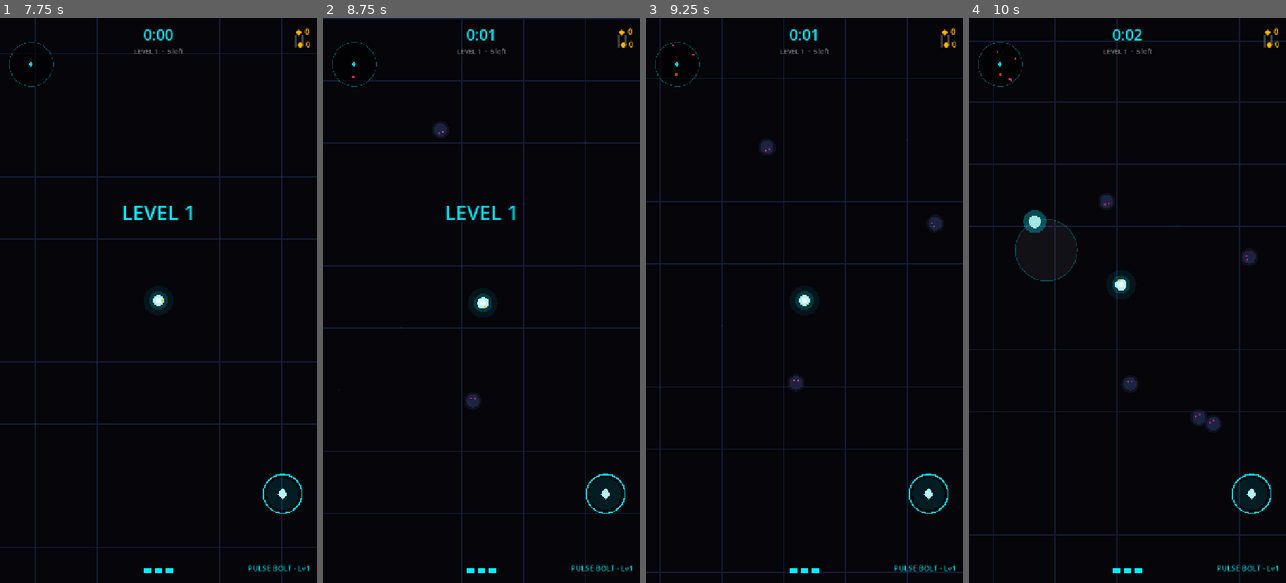
Above: before the commit, frames 1-4 (left to right).
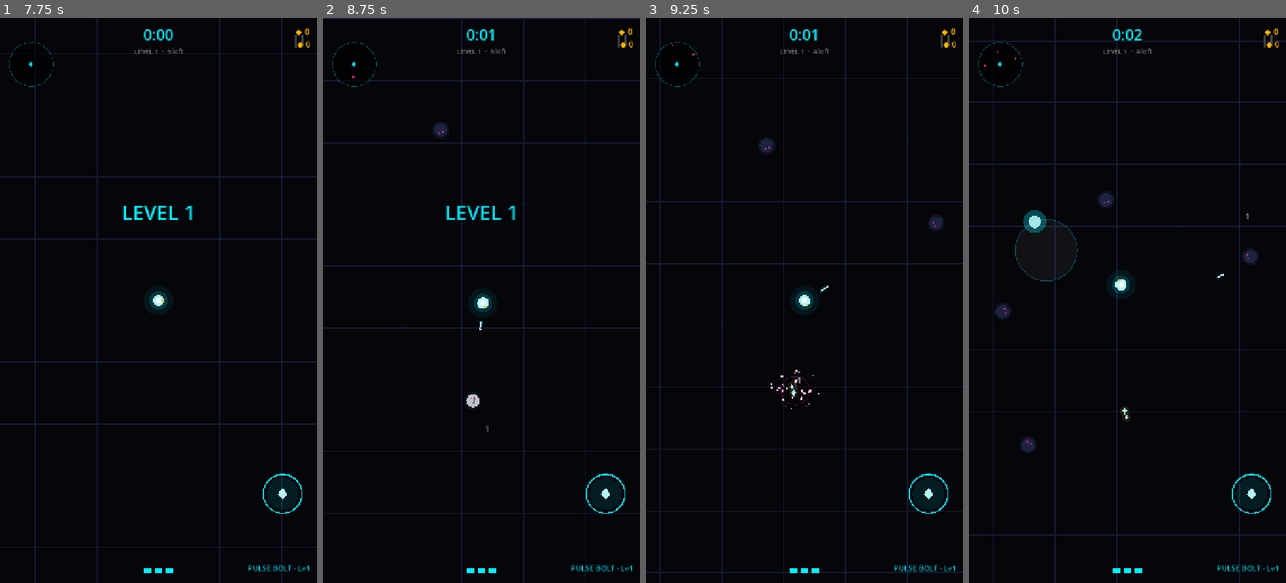
Above: after the commit, the same moments.

Repository: arvanidh/afterglow
Game: Godot game, scene res://scenes/boot.tscn
The game is run twice, just before and just after one commit, with the same random seed, the same clock (stepped at 60 frames per second) and the same inputs.
Inputs (mouse positions are in pixels of both pictures, inside the frame that each line leads up to):
- Up to frame 1 (7.75 s): click "LEVEL MAP" at 0.5 s; click "SHOP" at 1.25 s; click "LEVEL MAP" at 2 s; click "SHOP" at 2.75 s; click "LEVEL MAP" at 3.5 s; click "SHOP" at 4.25 s; click "BACK" at 5 s; click "HOW TO PLAY" at 5.75 s; click "GOT IT" at 6.5 s; tap Enter at 7.25 s; move the mouse to (228, 272) at 7.27 s; click (228, 272) at 7.42 s
- Up to frame 2 (8.75 s): drag from (418, 328) to (465, 413) at 8.02 s
- Up to frame 3 (9.25 s): move the mouse to (836, 176) at 8.77 s; click (836, 176) at 8.92 s
- Up to frame 4 (10 s): drag from (1111, 413) to (1032, 215) at 9.52 s

Frame 1 is identical in both runs. In frame 2, less than 0.1% of the frame differs, in the area x 45-53%, y 53-74%; in frame 3, 0.4%; in frame 4, 0.6%, in the area x 4-91%, y 5-77%.

Commit message:
fix: pulse weapon dead code — shooting now works from level map
The `return` statement was placed before `target_pos` assignment,
making the targeting code unreachable dead code. Weapons now fire
correctly when selecting a level from the map.

🤖 Generated with Codebuff
Co-Authored-By: Codebuff <noreply@codebuff.com>

Diff:
--- a/game/scenes/weapons/pulse_weapon.gd
+++ b/game/scenes/weapons/pulse_weapon.gd
@@ -55,8 +55,7 @@
 			has_target = true
 	if not has_target:
 		var target: ShadowEnemy = arena.nearest_enemy(global_position, RANGE)
-		if target == null:
-			return
+		if target != null:
 			target_pos = target.global_position
 			has_target = true
 	if not has_target:
